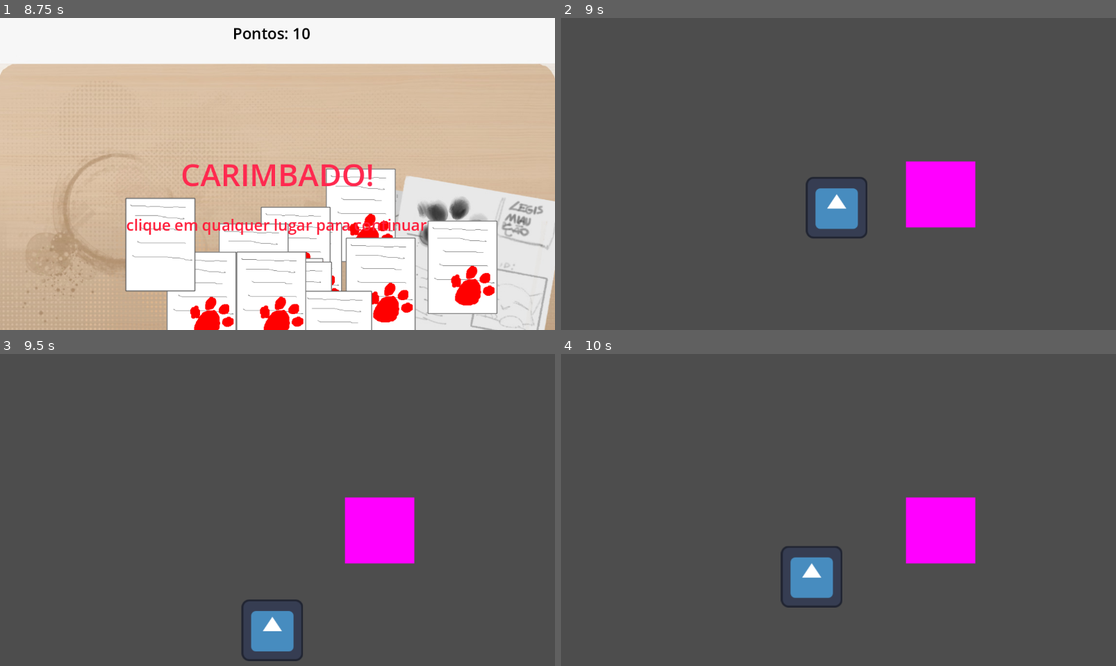
Above: before the commit, frames 1-4 (two rows, left to right).
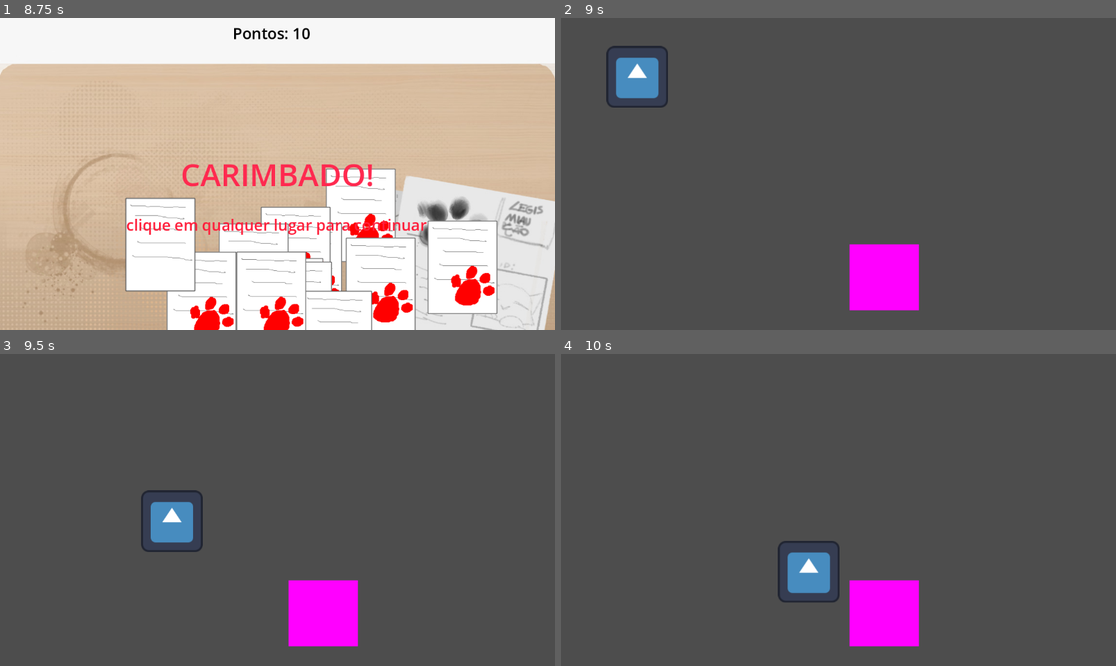
Above: after the commit, the same moments.

Repository: SrDoppelganger/felpoJam
Game: Godot game, scene res://scenes/MainMenu.tscn
The game is run twice, just before and just after one commit, with the same random seed, the same clock (stepped at 60 frames per second) and the same inputs. The engine's default icon, where the game draws it, is replaced by a stand-in: a white triangle on a blue panel in a dark square.
Inputs (mouse positions are in pixels of both pictures, inside the frame that each line leads up to):
- Up to frame 1 (8.75 s): click "Jogar" at 0.5 s; move the mouse to (44, 130) at 1.27 s; click (44, 130) at 1.35 s; move the mouse to (466, 280) at 2.02 s; click (466, 280) at 2.1 s; move the mouse to (366, 230) at 2.77 s; click (366, 230) at 2.85 s; move the mouse to (321, 270) at 3.52 s; click (321, 270) at 3.6 s; move the mouse to (288, 223) at 4.27 s; click (288, 223) at 4.35 s; move the mouse to (255, 270) at 5.02 s; click (255, 270) at 5.1 s; move the mouse to (288, 305) at 5.77 s; click (288, 305) at 5.85 s; move the mouse to (194, 276) at 6.52 s; click (194, 276) at 6.6 s; move the mouse to (388, 258) at 7.27 s; click (388, 258) at 7.35 s; move the mouse to (294, 289) at 8.02 s; click (294, 289) at 8.1 s
- Up to frame 2 (9 s): move the mouse to (832, 298) at 8.77 s; click (832, 298) at 8.85 s
- Up to frame 3 (9.5 s): no input
- Up to frame 4 (10 s): move the mouse to (810, 572) at 9.52 s; click (810, 572) at 9.6 s

Frame 1 is identical in both runs. In frame 2, 8.0% of the frame differs, in the area x 8-75%, y 8-94%; in frame 3, 7.8%; in frame 4, 6.4%.

Commit message:
colisão e escala

Diff:
--- a/scenes/puzzles/RecFacial.tscn
+++ b/scenes/puzzles/RecFacial.tscn
@@ -1,7 +1,6 @@
 [gd_scene format=3 uid="uid://bv587mayvg842"]
 
 [ext_resource type="Texture2D" uid="uid://b5l7d7el03p6r" path="res://icon.svg" id="1_5x8cv"]
-[ext_resource type="Script" uid="uid://duviyq537juva" path="res://scenes/puzzles/camera_2d.gd" id="1_g7d6w"]
 [ext_resource type="Script" uid="uid://bu8f76pedbwrj" path="res://scenes/puzzles/player.gd" id="1_xwlxd"]
 [ext_resource type="Script" uid="uid://o0eu1xd7srtt" path="res://scenes/puzzles/collision_shape_2d.gd" id="4_kq1wg"]
 
@@ -12,10 +11,6 @@
 size = Vector2(144, 136.75)
 
 [node name="RecFacial" type="Node2D" unique_id=664167835]
-
-[node name="Camera2D" type="Camera2D" parent="." unique_id=466120839]
-position = Vector2(113, 70)
-script = ExtResource("1_g7d6w")
 
 [node name="Player" type="CharacterBody2D" parent="." unique_id=1012888952]
 position = Vector2(113, 70)
@@ -40,11 +35,11 @@
 debug_color = Color(0.8595056, 0.0006771034, 0.8755232, 0.92156863)
 script = ExtResource("4_kq1wg")
 
-[node name="ColorRect" type="ColorRect" parent="Reconhecimento" unique_id=1867566333]
-offset_left = -74.0
-offset_top = -68.0
-offset_right = 70.0
-offset_bottom = 69.0
+[node name="ColorRect" type="ColorRect" parent="Reconhecimento/CollisionShape2D" unique_id=1867566333]
+offset_left = -73.0
+offset_top = -69.0
+offset_right = 71.0
+offset_bottom = 68.0
 color = Color(1, 0, 1, 1)
 
 [connection signal="area_entered" from="Player/Area2D" to="Reconhecimento/CollisionShape2D" method="_on_area_2d_area_entered"]
--- /dev/null
+++ b/scenes/puzzles/area_2d.gd
@@ -0,0 +1,11 @@
+extends Area2D
+
+
+# Called when the node enters the scene tree for the first time.
+func _ready() -> void:
+	pass # Replace with function body.
+
+
+# Called every frame. 'delta' is the elapsed time since the previous frame.
+func _process(delta: float) -> void:
+	pass
--- a/scenes/puzzles/camera_2d.gd
+++ b/scenes/puzzles/camera_2d.gd
@@ -1,14 +1 @@
 extends Camera2D
-
-@export var min_zoom: Vector2 = Vector2(0.4, 0.4)
-@export var max_zoom: Vector2 = Vector2(2, 2)
-@export var zoom_speed: Vector2 = Vector2(0.1, 0.1)
-
-func _unhandled_input(event: InputEvent) -> void:
-	if event is InputEventMouseButton:
-		if event.button_index == MOUSE_BUTTON_WHEEL_UP:
-			if zoom > min_zoom:
-				zoom -= zoom_speed
-		elif event.button_index == MOUSE_BUTTON_WHEEL_DOWN:
-			if zoom < max_zoom:
-				zoom += zoom_speed
--- a/scenes/puzzles/collision_shape_2d.gd
+++ b/scenes/puzzles/collision_shape_2d.gd
@@ -1,5 +1,8 @@
 extends CollisionShape2D
 
+func _ready() -> void:
+	position.x = randf_range(-250, 750)
+	position.y = randf_range(-43, 648)
 
 func _on_area_2d_area_entered(area: Area2D) -> void:
 	print("colidiu")
--- a/scenes/puzzles/player.gd
+++ b/scenes/puzzles/player.gd
@@ -2,6 +2,26 @@
 
 const SPEED = 600
 const STOP_DISTANCE = 10   # pixels
+
+# ZOOM
+@export var min_zoom: Vector2 = Vector2(0.4, 0.4)
+@export var max_zoom: Vector2 = Vector2(2, 2)
+@export var zoom_speed: Vector2 = Vector2(0.1, 0.1)
+
+var rng = RandomNumberGenerator.new()
+@export var random: float
+func _ready():
+	random = rng.randf_range(0.4, 2)
+	print(random)
+
+func _unhandled_input(event: InputEvent) -> void:
+	if event is InputEventMouseButton:
+		if event.button_index == MOUSE_BUTTON_WHEEL_UP:
+			if scale > min_zoom:
+				scale -= zoom_speed
+		elif event.button_index == MOUSE_BUTTON_WHEEL_DOWN:
+			if scale < max_zoom:
+				scale += zoom_speed
 
 func _physics_process(delta: float) -> void:
 	var mouse_position = get_global_mouse_position()
@@ -14,3 +34,8 @@
 		velocity = Vector2.ZERO # Para de correr quando chega na STOP_DISTANCE
 
 	move_and_slide()
+
+func _process(delta: float) -> void:
+	if (random - scale.x) < 0.2:
+		if (scale.x - random) < 0.2:
+			print("YAY")
Not shown, added: scenes/puzzles/area_2d.gd.uid
